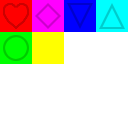
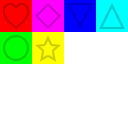
Layered file, before and after one edit (128x128). Changes by layer:
painted on "fg" over [35, 35, 61, 62]
